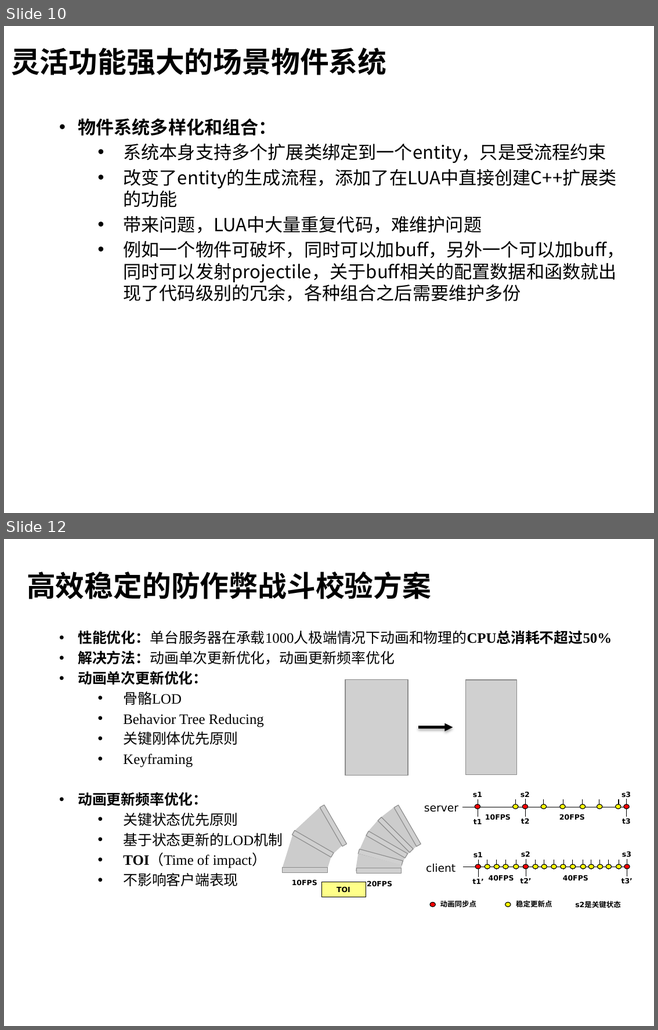
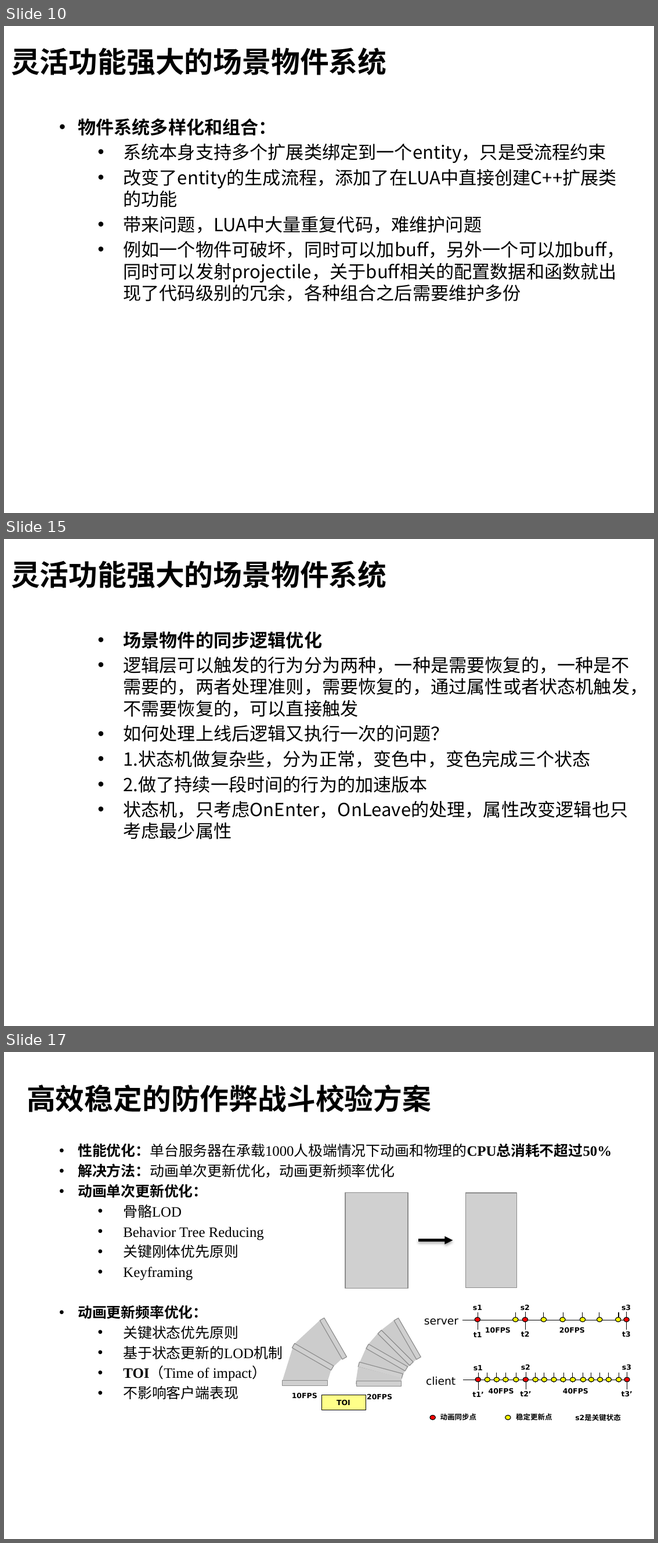
Before and after one commit to henryfung01/StreetFighter, a slide deck: Doc/whitebai.pptx. Shown one above the other, each under a label of ours: slides 10 and 12 before the commit, slides 10, 15 and 17 after it; the slides between them are not shown. The pictures are 658x1030 and 658x1543 pixels, drawn with LibreOffice and Linux fonts; fonts in the diff are those of the drawing; grey boxes stand for pictures; background and template pictures are left out. Boxes give left, top, right and bottom in pixels: in the first picture for what was removed or moved away, otherwise in the second. Text is boxed around its words. In the diff, an @@ line names an element or a change of style, - is before the commit and + after.

```diff
--- a/Doc/whitebai.pptx
+++ b/Doc/whitebai.pptx
@@ slide 15 added at bbox=[4, 539, 654, 1026], background picture (left out) @@
@@ title added at bbox=[11, 560, 386, 588], 32 pt, text #000000, bold @@
+灵活功能强大的场景物件系统
@@ text added at bbox=[123, 631, 647, 839], 20 pt, text #000000 @@
+  • 场景物件的同步逻辑优化
+  • 逻辑层可以触发的行为分为两种，一种是需要恢复的，一种是不需要的，两者处理准则，需要恢复的，通过属性或者状态机触发，不需要恢复的，可以直接触发
+  • 如何处理上线后逻辑又执行一次的问题？
+  • 1.状态机做复杂些，分为正常，变色中，变色完成三个状态
+  • 2.做了持续一段时间的行为的加速版本
+  • 状态机，只考虑OnEnter，OnLeave的处理，属性改变逻辑也只考虑最少属性
@@ what was slide 12 is now slide 17 @@
```
Also in this commit, not shown: 4 slides changed, 4 other slides added.
